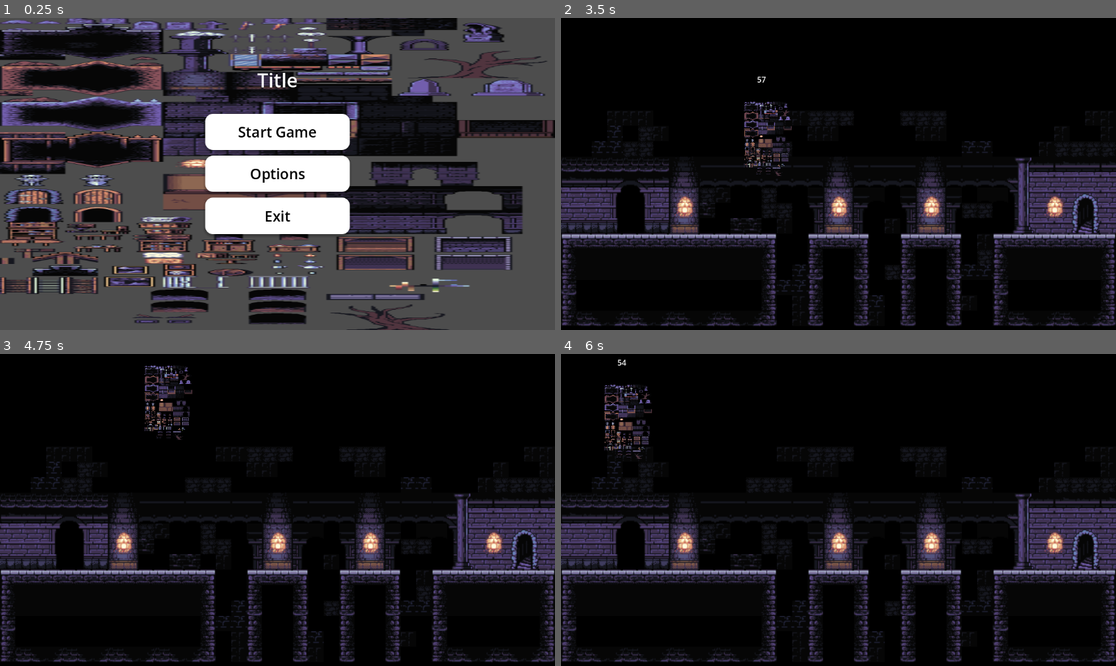
Above: before the commit, frames 1-4 (two rows, left to right).
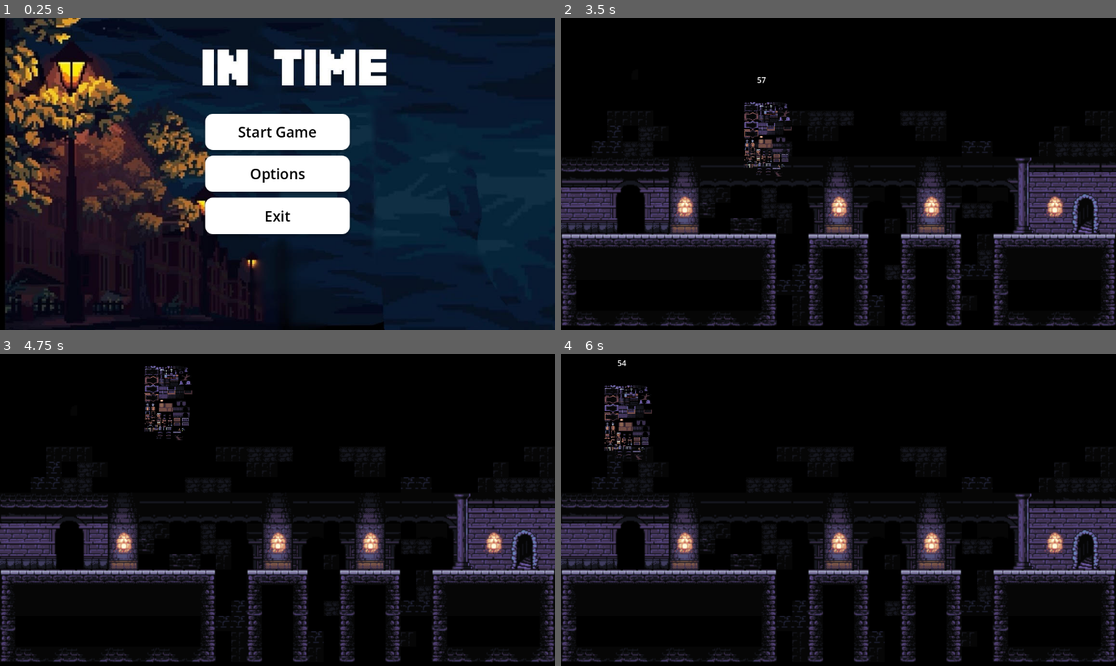
Above: after the commit, the same moments.

Repository: jacobhq/daydream-ldn-25
Game: Godot game, scene res://title scene/title_scene.tscn
The game is run twice, just before and just after one commit, with the same random seed, the same clock (stepped at 60 frames per second) and the same inputs.
Inputs:
- Up to frame 1 (0.25 s): no input
- Up to frame 2 (3.5 s): click "Start Game" at 0.5 s; tap Enter at 1.25 s; hold Right (ui_right) 1.28-2.03 s; hold Down (ui_down) 2.03-2.78 s; hold Right (ui_right) from 2.78 s (still down)
- Up to frame 3 (4.75 s): release Right (ui_right) at 3.53 s; hold Up (ui_up) 3.53-4.28 s; hold Left (ui_left) from 4.28 s (still down)
- Up to frame 4 (6 s): release Left (ui_left) at 5.78 s; hold Down (ui_down) from 5.78 s (still down)

The runs differ from the first frame. In frame 1, 82% of the frame differs, in the area x 0-100%, y 0-100%; in frame 2, 0.6%; in frame 3, 0.5%; in frame 4, 0.6%.

Commit message:
BACKGROUND

Diff:
--- a/dungeon scene/dungeon.tscn
+++ b/dungeon scene/dungeon.tscn
@@ -2120,7 +2120,7 @@
 scale = Vector2(2, 2)
 tile_set = SubResource("TileSet_juphk")
 format = 2
-layer_0/tile_data = PackedInt32Array(786465, 393216, 33, 852001, 393216, 34, 786466, 458752, 33, 852002, 458752, 34)
+layer_0/tile_data = PackedInt32Array(786465, 393216, 33, 852001, 393216, 34, 786466, 458752, 33, 852002, 458752, 34, 196612, 524288, 35)
 
 [node name="Node2D" parent="." instance=ExtResource("2_hxmds")]
-position = Vector2(50, 0)
+position = Vector2(50, 1)
--- a/title scene/title_scene.tscn
+++ b/title scene/title_scene.tscn
@@ -1,11 +1,11 @@
 [gd_scene load_steps=12 format=3 uid="uid://csqxxeutrrkcr"]
 
-[ext_resource type="Texture2D" uid="uid://tfiqyx8g886s" path="res://Tilesetv3.png" id="1_f8x4u"]
-[ext_resource type="Script" uid="uid://crw07cy4m7uxi" path="res://title scene/title_scene.gd" id="1_jos0k"]
-[ext_resource type="Script" uid="uid://celmj7reomwjq" path="res://title scene/audio_control.gd" id="3_gy2fk"]
+[ext_resource type="Script" path="res://title scene/title_scene.gd" id="1_jos0k"]
+[ext_resource type="Script" path="res://title scene/audio_control.gd" id="3_gy2fk"]
+[ext_resource type="Texture2D" uid="uid://bk8vfa4fhad7b" path="res://title screen.jpg" id="3_sojht"]
 
 [sub_resource type="StyleBoxTexture" id="StyleBoxTexture_jos0k"]
-texture = ExtResource("1_f8x4u")
+texture = ExtResource("3_sojht")
 
 [sub_resource type="StyleBoxFlat" id="StyleBoxFlat_xvfwl"]
 bg_color = Color(1, 1, 1, 1)
@@ -129,23 +129,6 @@
 theme_override_styles/focus = SubResource("StyleBoxEmpty_f8x4u")
 text = "Exit"
 
-[node name="Label" type="Label" parent="."]
-layout_mode = 1
-anchors_preset = 8
-anchor_left = 0.5
-anchor_top = 0.5
-anchor_right = 0.5
-anchor_bottom = 0.5
-offset_left = -42.0
-offset_top = -223.0
-offset_right = 42.0
-offset_bottom = -168.0
-grow_horizontal = 2
-grow_vertical = 2
-theme_override_font_sizes/font_size = 40
-text = "Title"
-horizontal_alignment = 1
-
 [node name="Options" type="Panel" parent="."]
 layout_mode = 1
 anchors_preset = 8
@@ -204,7 +187,6 @@
 
 [node name="AudioStreamPlayer" type="AudioStreamPlayer" parent="."]
 autoplay = true
-bus = &"Music"
 
 [connection signal="pressed" from="MainButtons/Button" to="." method="_on_start_pressed"]
 [connection signal="pressed" from="MainButtons/Button2" to="." method="_on_option_pressed"]
Binary file added: The Male adventurer - Free/Dash/Dash.png
Not shown, added: The Male adventurer - Free/Dash/Dash.png.import
Binary file added: The Male adventurer - Free/Dash/Dash_Down.png
Not shown, added: The Male adventurer - Free/Dash/Dash_Down.png.import
Binary file added: The Male adventurer - Free/Dash/Dash_left_Down.png
Not shown, added: The Male adventurer - Free/Dash/Dash_left_Down.png.import
Binary file added: The Male adventurer - Free/Dash/Dash_left_Up.png
Not shown, added: The Male adventurer - Free/Dash/Dash_left_Up.png.import
Binary file added: The Male adventurer - Free/Dash/Dash_right_Down.png
Not shown, added: The Male adventurer - Free/Dash/Dash_right_Down.png.import
Binary file added: The Male adventurer - Free/Dash/Dash_right_Up.png
Not shown, added: The Male adventurer - Free/Dash/Dash_right_Up.png.import
(and 113 more such lines)
